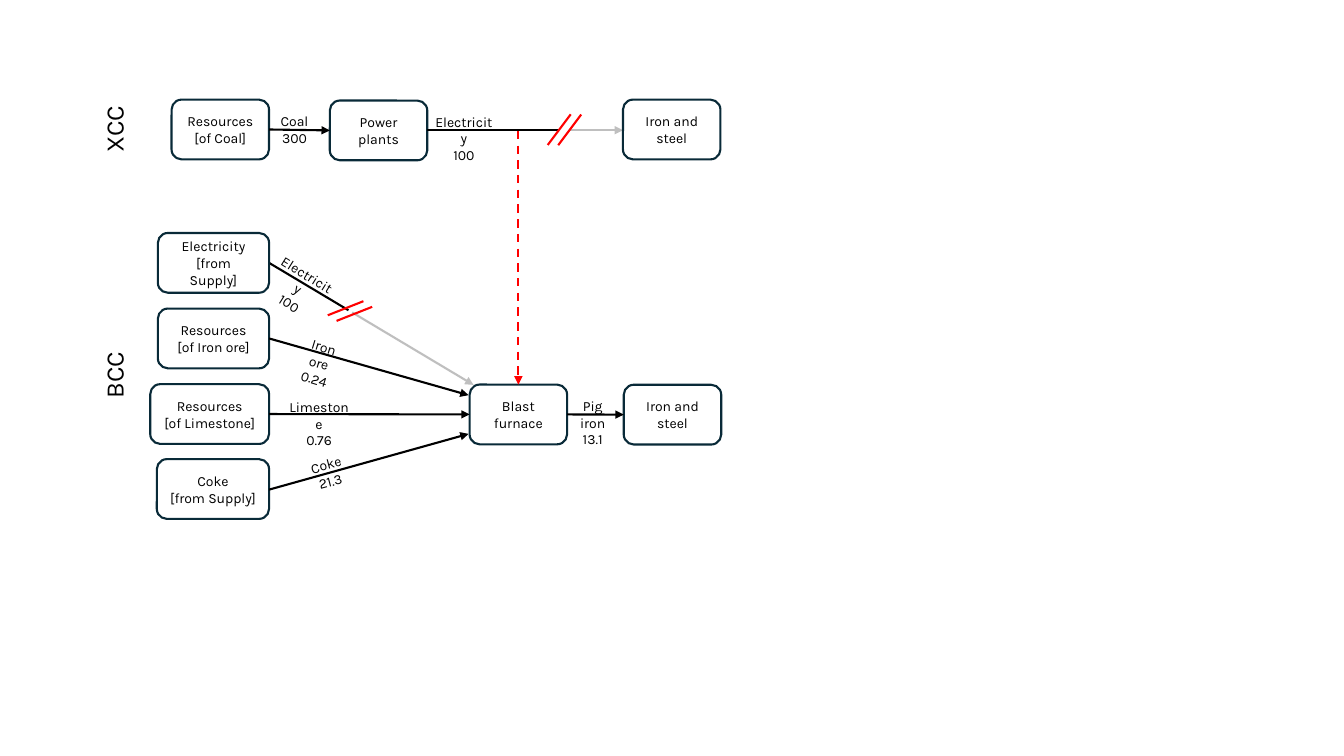
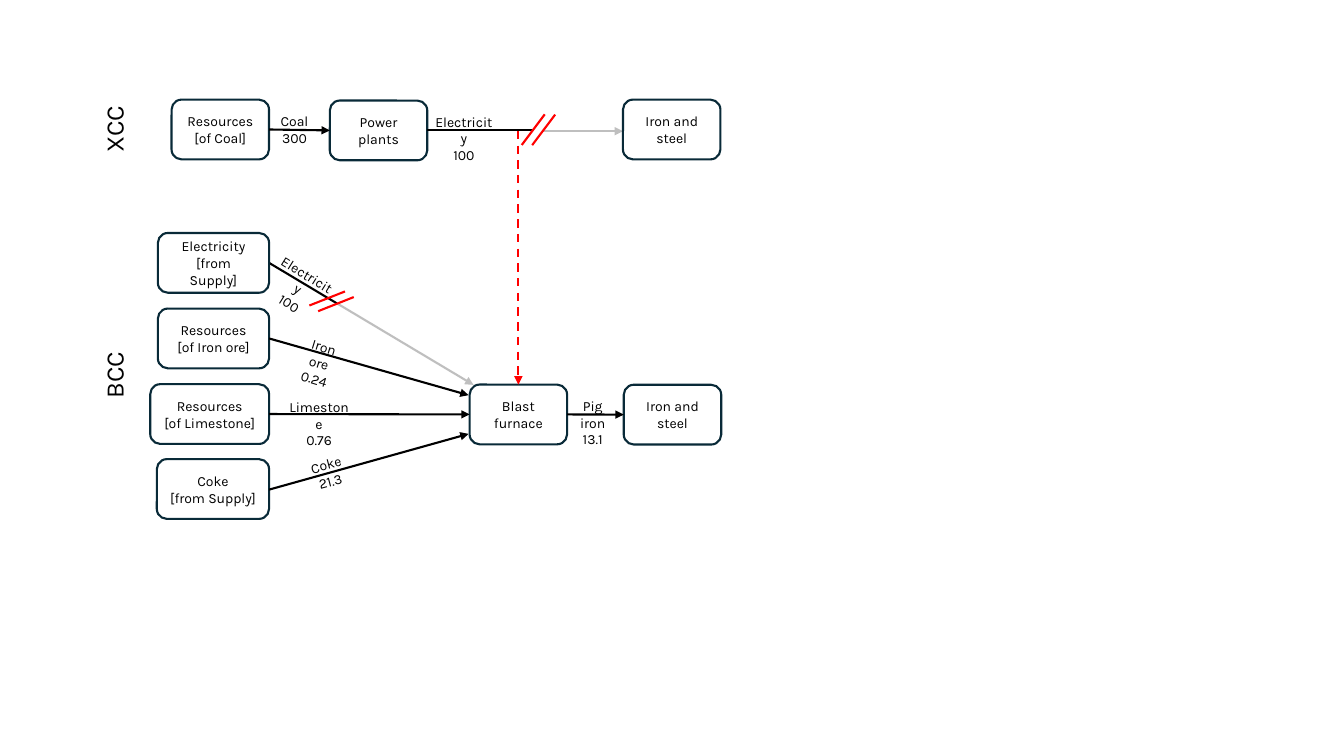
Before and after one commit to MatthewHeun/MaterialExergyPaper2025, a slide deck: slide 1 of images/BXCC_figs.pptx. Drawn at 1344x756 pixels with LibreOffice and Linux fonts; fonts in the diff are those of the drawing. Boxes give left, top, right and bottom in pixels: in the first picture for what was removed or moved away, otherwise in the second. Text is boxed around its words. In the diff, an @@ line names an element or a change of style, - is before the commit and + after.

```diff
--- a/images/BXCC_figs.pptx
+++ b/images/BXCC_figs.pptx
@@ 2 lines, 1 freeform shape: place and size @@
-2 lines, 1 freeform shape at [547, 114, 582, 145]
+2 lines, 1 freeform shape at [522, 114, 556, 145]
@@ line moved from (427, 130) - (563, 130) to (427, 130) - (535, 130) @@
@@ arrow moved from (564, 130) - (623, 130) to (544, 131) - (623, 131) @@
@@ line moved from (269, 263) - (349, 311) to (269, 263) - (337, 303) @@
@@ line moved from (364, 301) - (328, 316) to (345, 291) - (310, 306) @@
@@ line moved from (372, 307) - (337, 321) to (354, 297) - (319, 312) @@
@@ arrow moved from (352, 313) - (474, 385) to (338, 303) - (474, 385) @@
```
Also in this commit, not shown: 2 other files.
